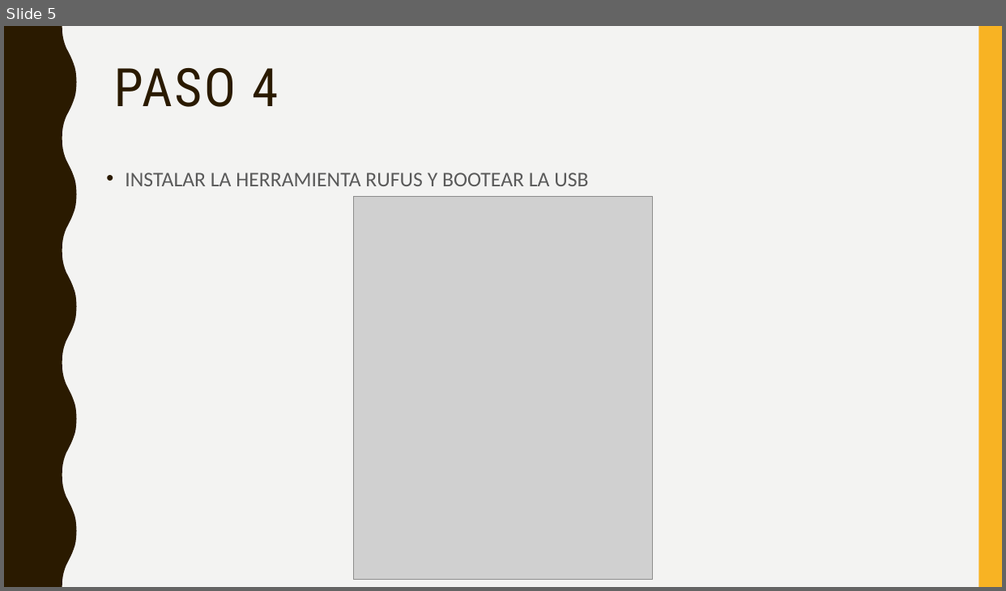
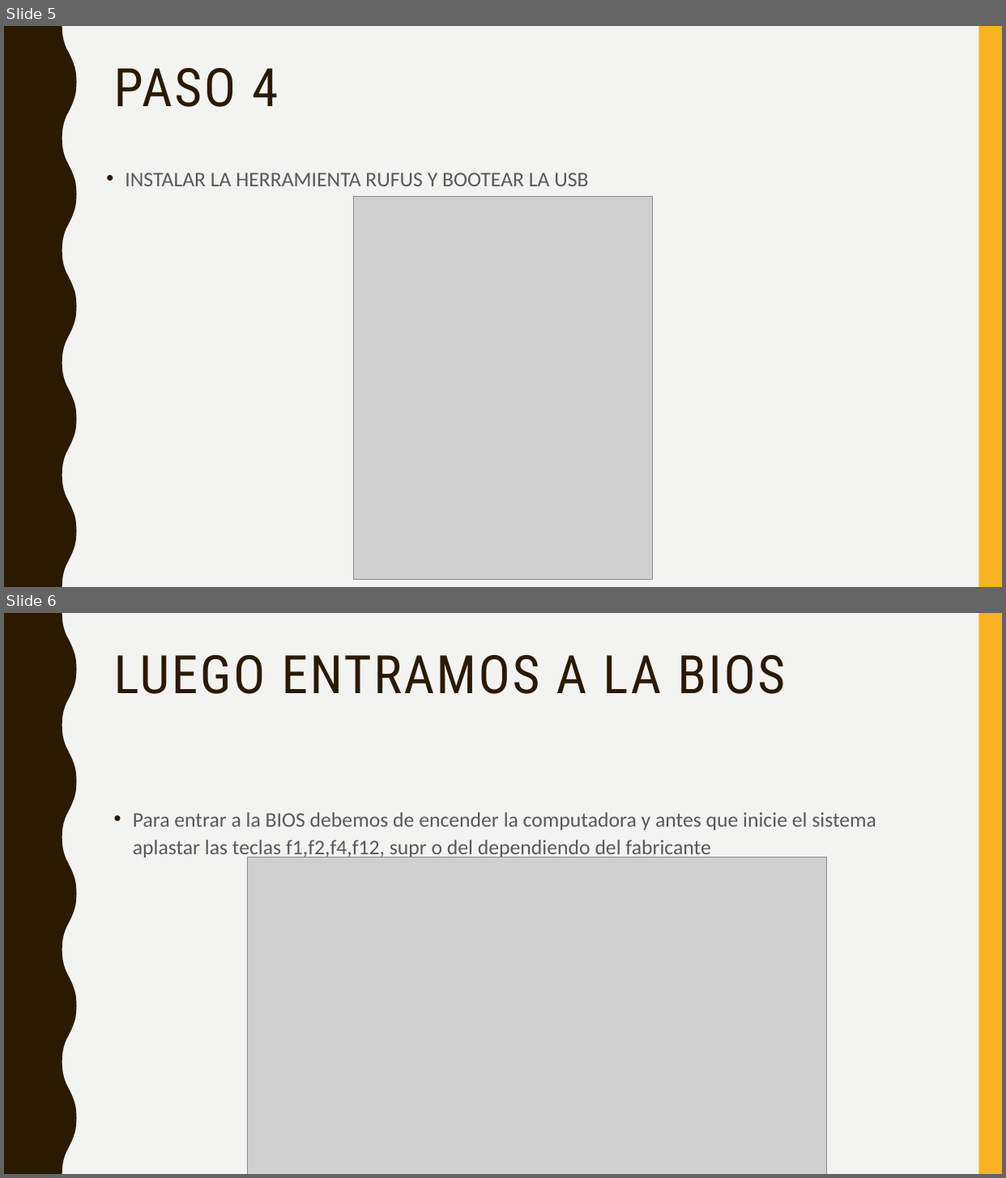
Before and after one commit to franko21/OHM, a slide deck: reparacion de compu/PASOS PARA FORMATEAR UNA COMPUTADORA.pptx. Shown one above the other, each under a label of ours: slide 5 before the commit, slides 5 and 6 after it. The pictures are 1006x591 and 1006x1178 pixels, drawn with LibreOffice and Linux fonts; fonts in the diff are those of the drawing; grey boxes stand for pictures. Boxes give left, top, right and bottom in pixels: in the first picture for what was removed or moved away, otherwise in the second. Text is boxed around its words. In the diff, an @@ line names an element or a change of style, - is before the commit and + after.

```diff
--- a/reparacion de compu/PASOS PARA FORMATEAR UNA COMPUTADORA.pptx
+++ b/reparacion de compu/PASOS PARA FORMATEAR UNA COMPUTADORA.pptx
@@ slide 6 added at bbox=[4, 613, 1002, 1174], background #F3F3F2; not listed: 2 template elements that a slide beside it also shows @@
@@ title added at bbox=[114, 655, 785, 694], 51 pt, text #2A1A00 @@
+LUEGO ENTRAMOS A LA BIOS
@@ text added at bbox=[133, 812, 876, 859], 20 pt, text #595959 @@
+• Para entrar a la BIOS debemos de encender la computadora y antes que inicie el sistema aplastar las teclas f1,f2,f4,f12, supr o del dependiendo del fabricante
@@ picture added at bbox=[248, 858, 828, 1174] @@
```
Also in this commit, not shown: 3 other slides added, 3 other files.
